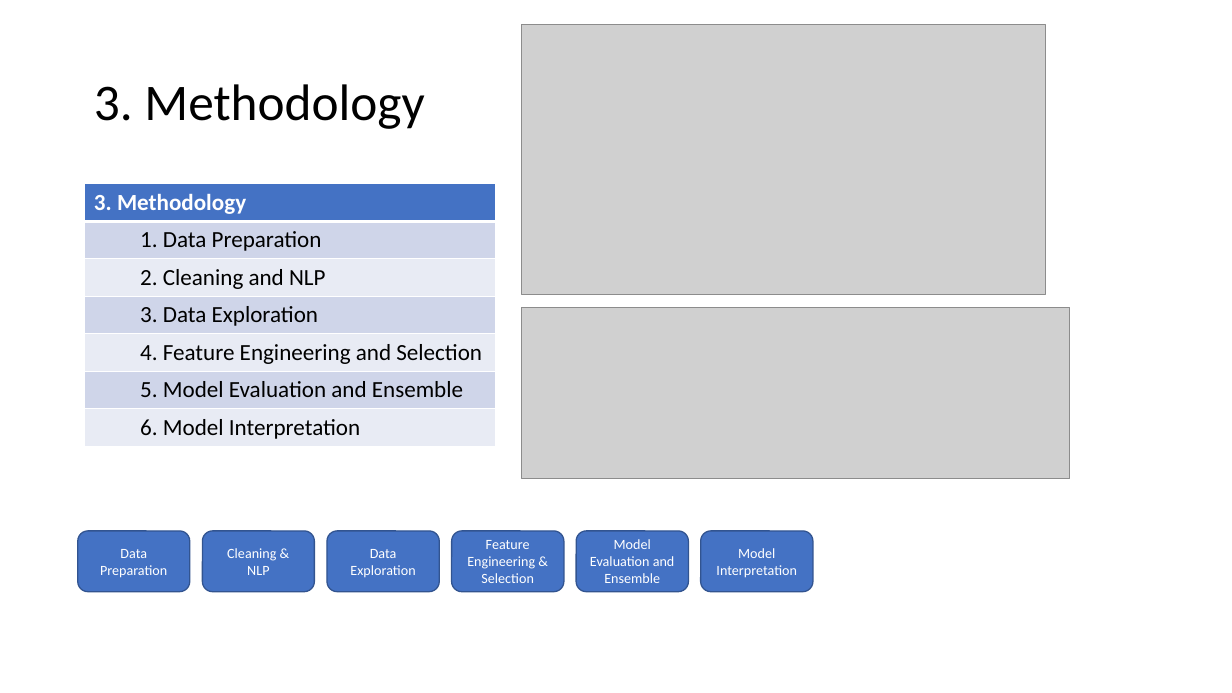
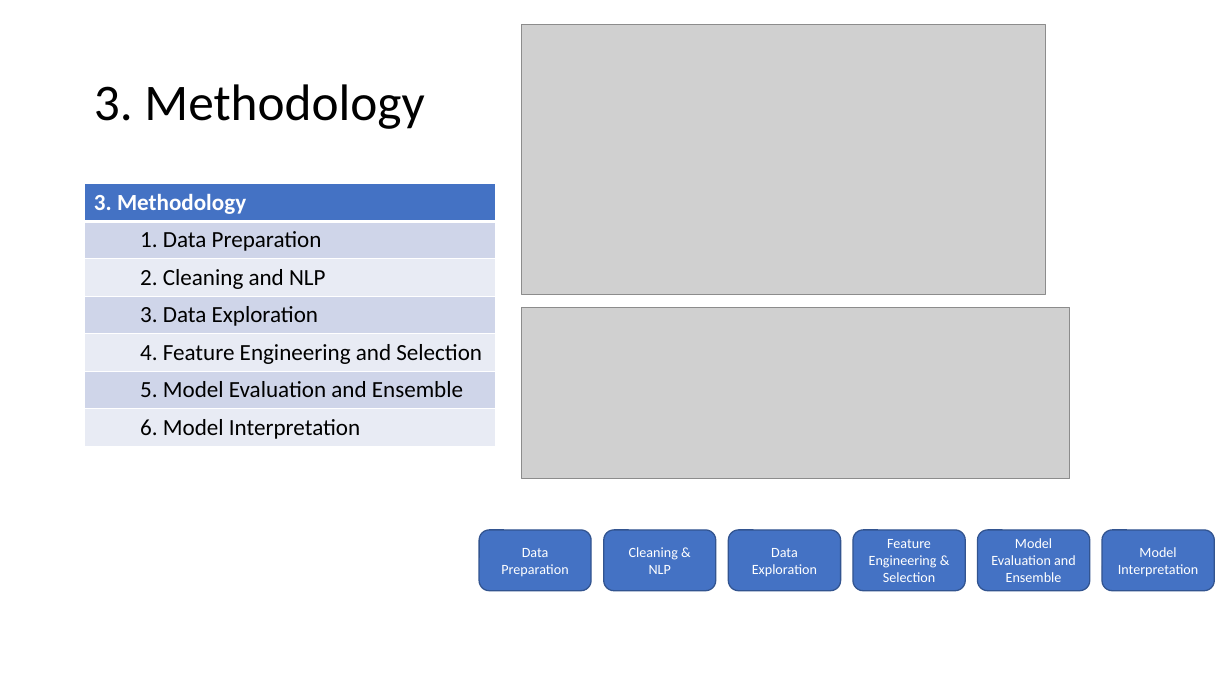
Before and after one commit to CSML1010-3-2020/NLPCourseProject, a slide deck: slide 6 of Final_Project.pptx. Drawn at 1232x693 pixels with LibreOffice and Linux fonts; fonts in the diff are those of the drawing; grey boxes stand for pictures. Boxes give left, top, right and bottom in pixels: in the first picture for what was removed or moved away, otherwise in the second. Text is boxed around its words. In the diff, an @@ line names an element or a change of style, - is before the commit and + after.

```diff
--- a/Final_Project.pptx
+++ b/Final_Project.pptx
@@ 6 rounded rectangles: place and size @@
-6 rounded rectangles at bbox=[78, 531, 812, 592]
+6 rounded rectangles at bbox=[480, 531, 1214, 592]
```
Also in this commit, not shown: 8 other slides changed, 7 slides added, 1 slide removed.
